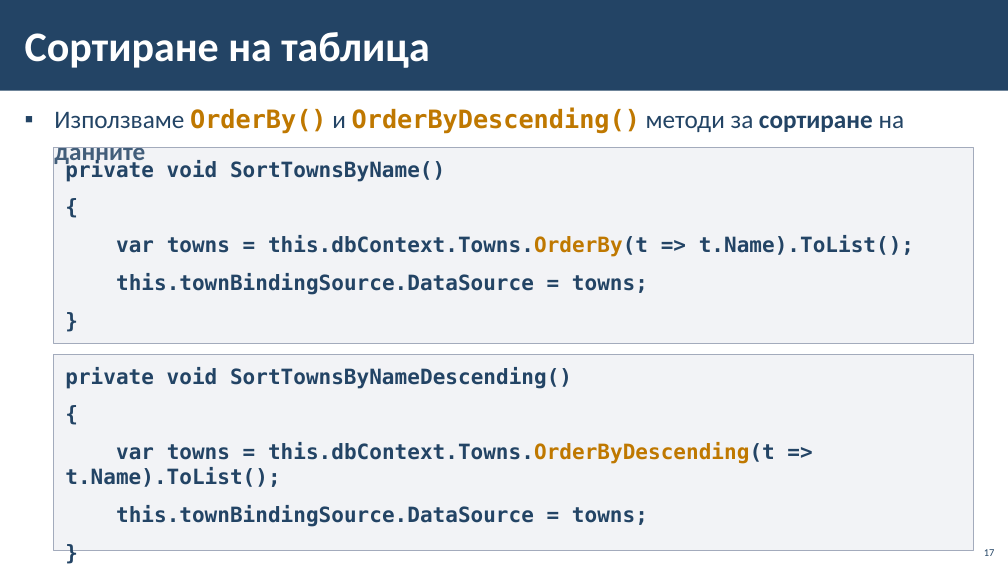
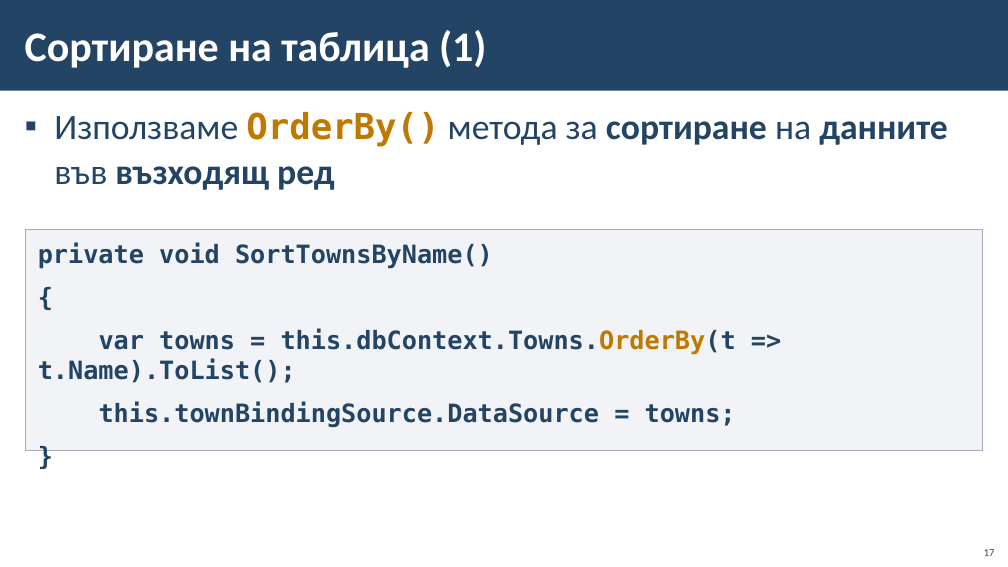
Before and after one commit to BG-IT-Edu/School-Programming, a slide deck: slide 17 of Courses/Software-Sciences/Module-4-Information-Systems-New/08-Navigation-between-Tables/08-Navigation-between-Tables.pptx. Drawn at 1008x567 pixels with LibreOffice and Linux fonts; fonts in the diff are those of the drawing; background and template pictures are left out. Boxes give left, top, right and bottom in pixels: in the first picture for what was removed or moved away, otherwise in the second. Text is boxed around its words. In the diff, an @@ line names an element or a change of style, - is before the commit and + after.

```diff
--- a/Courses/Software-Sciences/Module-4-Information-Systems-New/08-Navigation-between-Tables/08-Navigation-between-Tables.pptx
+++ b/Courses/Software-Sciences/Module-4-Information-Systems-New/08-Navigation-between-Tables/08-Navigation-between-Tables.pptx
@@ title at box(25, 30, 486, 68): text changed @@
-Сортиране на таблица
+Сортиране на таблица (1)
@@ text at box(54, 112, 948, 190): text changed; size 24 to 34 pt @@
-▪ Използваме OrderBy() и OrderByDescending() методи за сортиране на данните
+▪ Използваме OrderBy() метода за сортиране на данните във възходящ ред
@@ rectangle "private void SortTownsByName()": place and size @@
-rectangle "private void SortTownsByName()" at box(54, 147, 974, 343)
+rectangle "private void SortTownsByName()" at box(26, 229, 982, 451)
@@ rectangle "private void SortTownsByName()" at box(26, 229, 982, 451): size 20 to 24 pt @@
@@ rectangle removed at box(54, 354, 974, 550) @@
-private void SortTownsByNameDescending()
-{
-var towns = this.dbContext.Towns.OrderByDescending(t => t.Name).ToList();
-this.townBindingSource.DataSource = towns;
-}
```
Also in this commit, not shown: 2 other slides changed, 1 slide added.
